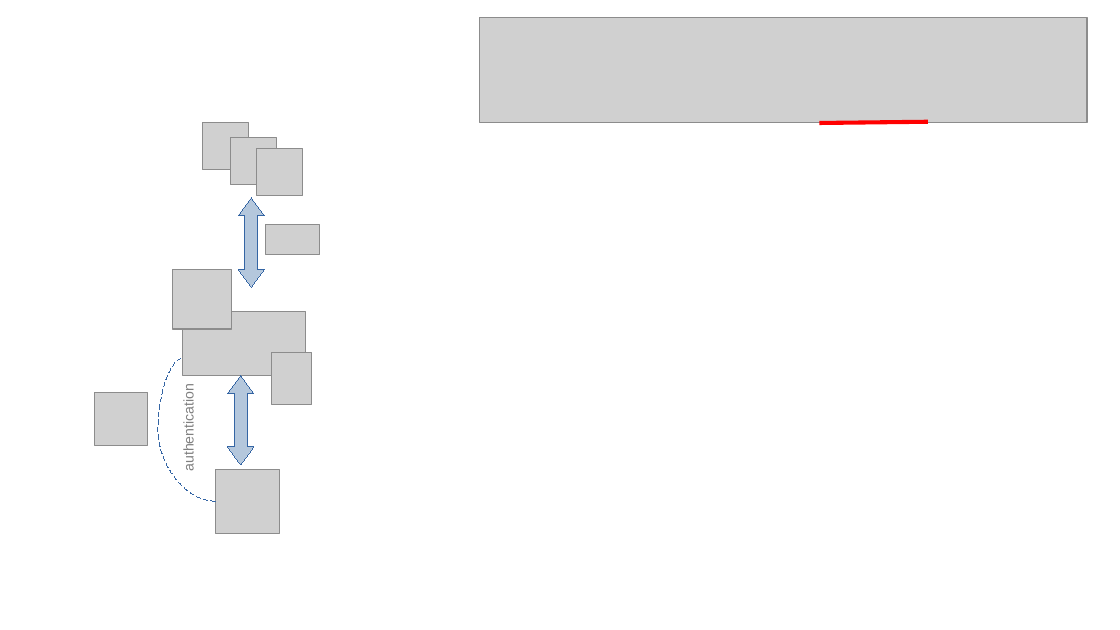
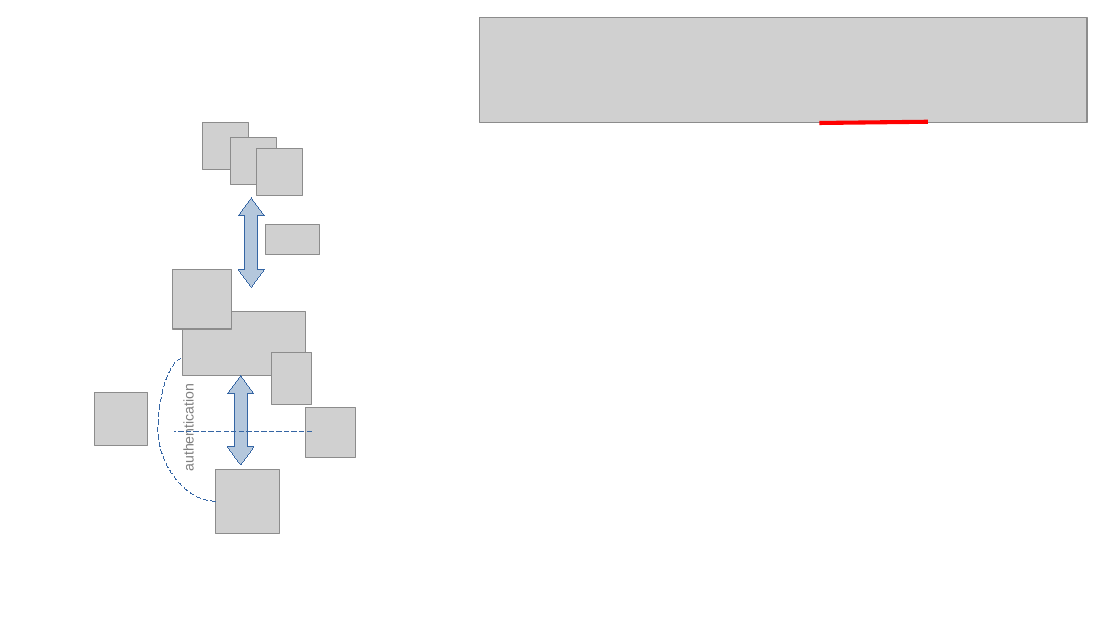
Before and after one commit to albertoRamon/DAB_SWA_AAD, a slide deck: slide 28 of Pictures.odp. Drawn at 1120x630 pixels with LibreOffice and Linux fonts; fonts in the diff are those of the drawing; grey boxes stand for pictures. Boxes give left, top, right and bottom in pixels: in the first picture for what was removed or moved away, otherwise in the second. Text is boxed around its words. In the diff, an @@ line names an element or a change of style, - is before the commit and + after.

```diff
--- a/Pictures.odp
+++ b/Pictures.odp
@@ picture added at (x1=306, y1=408, x2=356, y2=457) @@
@@ line added from (311, 432) to (175, 432), #3465A4 0 pt dashed @@
```
Also in this commit, not shown: 3 other files.
